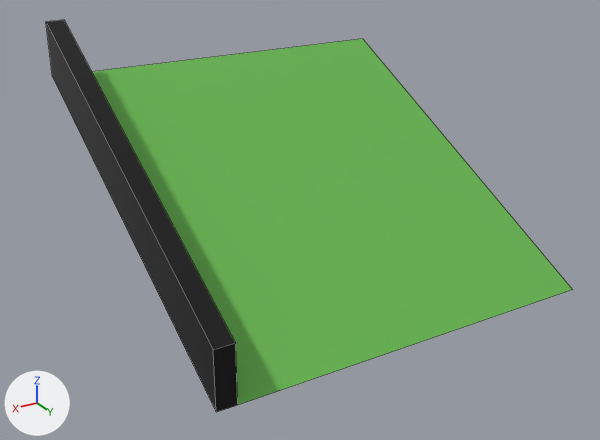
One commit to the FBX model public/assets/models/tile_ramp_rw.fbx: the scene before it, then after it.
Camera for both pictures: a 50 mm camera at (3.27, 2.63, 2.09) aimed at (1.17, -0.88, 0.34). Every picture has the same lights, and +X, +Y and +Z are marked at lower left. The older version comes first. Mesh edges are drawn as thin lines.

The first picture shows 'T3_Ramp'.
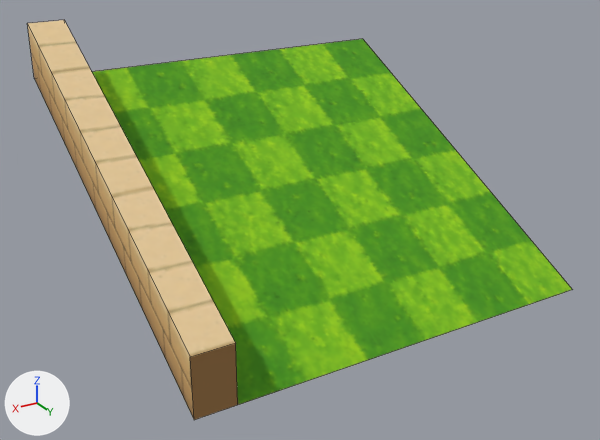
What differs and where, as boxes (x1, y1, x2, y2) in the pictures (600 x 440 px; the box of a moved part takes in the faces that stretch with it):
'T3_Ramp', reshaped, recoloured, surface changed: before (46, 20, 573, 412); after (27, 20, 573, 420)
part 1 of me_plane_001, moved or reshaped: before (46, 20, 238, 412); after (27, 20, 238, 420)
part 2 of me_plane_001, recoloured: (92, 39, 573, 405) in both
part 3 of me_plane_001, recoloured: before (46, 20, 238, 412); after (27, 20, 238, 420)
part 4 of me_plane_001, surface changed: before (46, 20, 573, 412); after (27, 20, 573, 420)

The edits, one by one:
Picture 'minigolf tile tex 256.png' (img_minigolf_tile_tex_256_png) is new.
Material 'Texture' (mat_texture) is new.
Its texture is img_minigolf_tile_tex_256_png.
Its roughness is 1.0.
me_plane_001 is used by ob_t3_ramp; location (0.0, 0.0, 0.0).
Before the commit, vertices of me_plane_001: 4 (2.1, -2.0, 1.0) at pixel (52, 76), 5 (2.1, 0.0, 0.0) at pixel (216, 412), 8 (2.1, -2.0, 1.3) at pixel (45, 21), 9 (2.1, 0.0, 0.3) at pixel (213, 350).
me_plane_001 had 10 vertices, 6 faces and spanned x 0.0..2.1, y -2.0..0.0, z 0.0..1.3.
me_plane_001 now has 10 vertices, 6 faces and spans x 0.0..2.2, y -2.0..0.0, z 0.0..1.3.
Part 1, on me_plane_001:
Vertices 4, 5, 8, 9 of me_plane_001 move by (0.1, 0.0, 0.0).
me_plane_001 part 2: all 1 face that had it switch from mat_grass (green #6ebf55) to mat_texture (picture img_minigolf_tile_tex_256_png).
me_plane_001 part 3: all 5 faces that had it switch from mat_black (black #1b1b1b) to mat_texture (picture img_minigolf_tile_tex_256_png).
me_plane_001 part 4: texture (UV) coordinates of 6 of 6 faces, centred in x 1.0..2.1, y -2.0..0.0, z 0.15..1.15, changed; they spanned u 0.0..1.0, v 0.0..1.0 and now span u 0.0..0.94, v 0.0..1.0.
